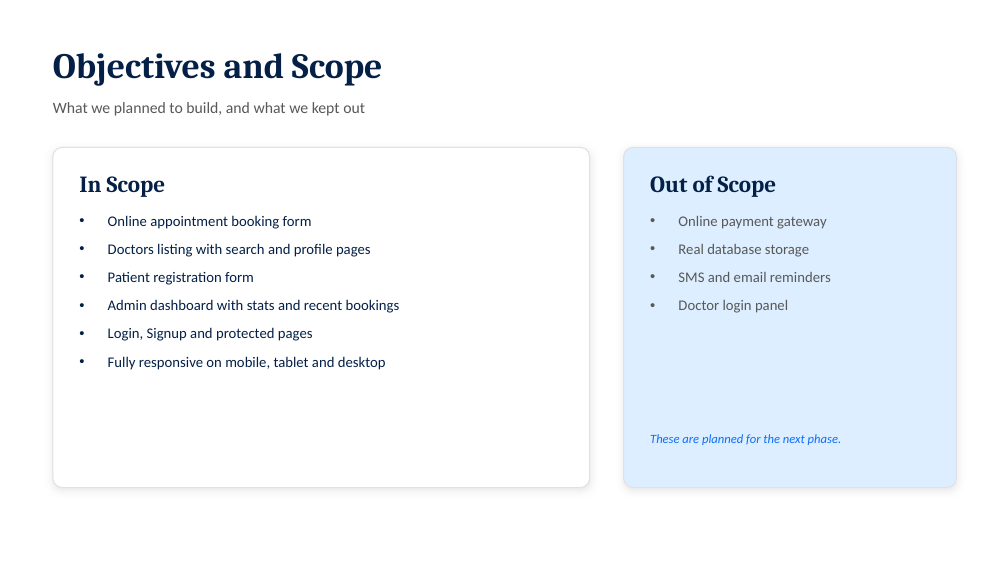
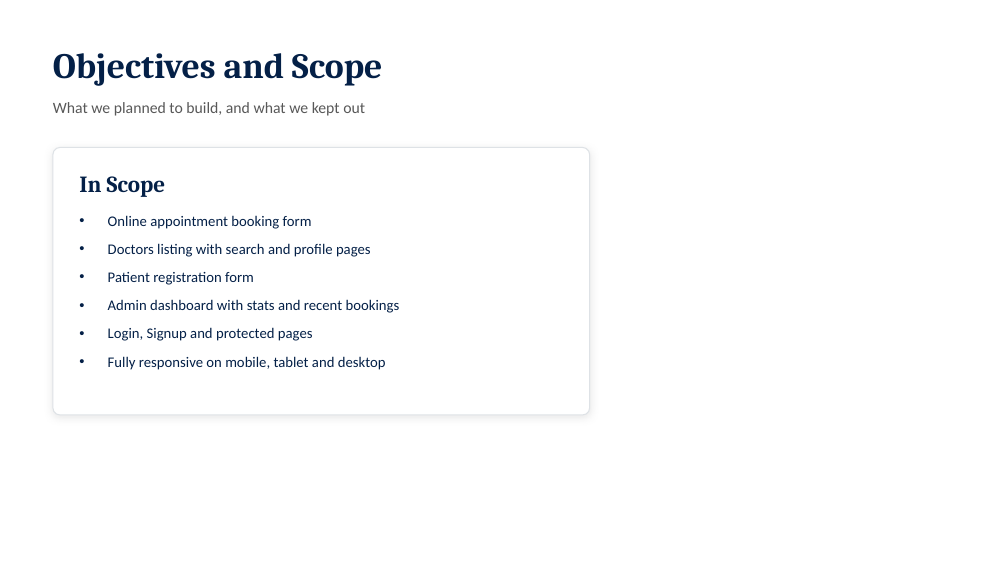
Before and after one commit to mani9kanta3/hospital-management-system, a slide deck: slide 4 of MediCare_HMS_Review.pptx. Drawn at 1008x567 pixels with LibreOffice and Linux fonts; fonts in the diff are those of the drawing. Boxes give left, top, right and bottom in pixels: in the first picture for what was removed or moved away, otherwise in the second. Text is boxed around its words. In the diff, an @@ line names an element or a change of style, - is before the commit and + after.

Commit message:
Responsive correction in homepage

```diff
--- a/MediCare_HMS_Review.pptx
+++ b/MediCare_HMS_Review.pptx
@@ rounded rectangle: place and size @@
-rounded rectangle at (53,147,590,488)
+rounded rectangle at (53,147,590,415)
@@ rounded rectangle removed at (624,147,957,488) @@
@@ text removed at (650,175,777,197) @@
-Out of Scope
@@ text "Online appointment booking form" at (108,215,400,370): less space between paragraphs @@
@@ text removed at (678,216,831,313) @@
-• Online payment gateway
-• Real database storage
-• SMS and email reminders
-• Doctor login panel
@@ text removed at (650,434,841,445) @@
-These are planned for the next phase.
```
Also in this commit, not shown: 11 other slides changed, 1 slide removed, 6 other files.
